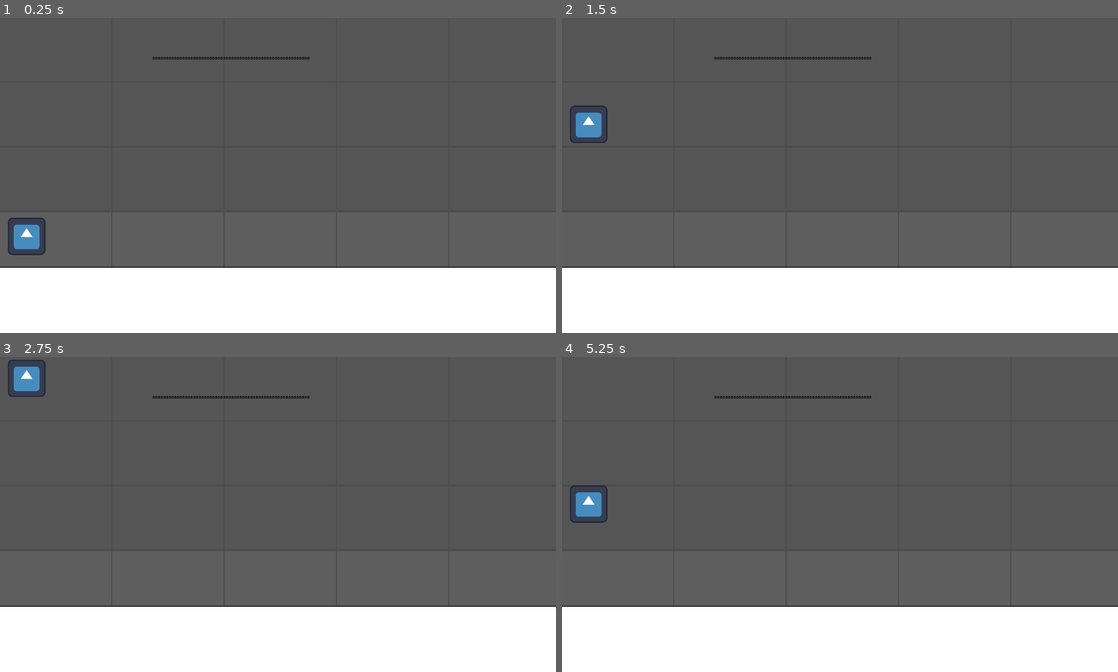
Above: before the commit, frames 1-4 (two rows, left to right).
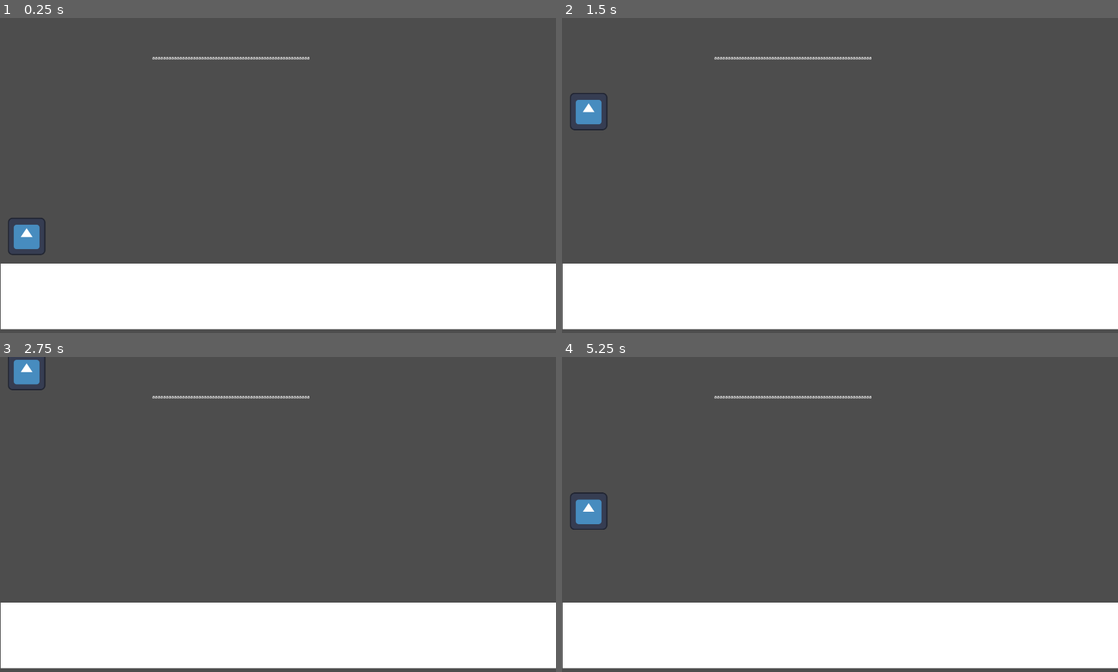
Above: after the commit, the same moments.

Repository: I797GMIGUE22/Proyecto-Del-T
Game: Godot game, scene res://scenes/level.tscn
The game is run twice, just before and just after one commit, with the same random seed, the same clock (stepped at 60 frames per second) and the same inputs. The engine's default icon, where the game draws it, is replaced by a stand-in: a white triangle on a blue panel in a dark square.
Inputs (mouse positions are in pixels of both pictures, inside the frame that each line leads up to):
- Up to frame 1 (0.25 s): no input
- Up to frame 2 (1.5 s): move the mouse to (962, 159) at 0.52 s; press the mouse at (962, 159) at 0.53 s; hold Right (ui_right) from 0.53 s (still down); move the mouse to (728, 191) at 1.27 s; release the mouse at (728, 191) at 1.28 s; click (728, 191) at 1.35 s
- Up to frame 3 (2.75 s): tap Enter at 2 s; move the mouse to (333, 445) at 2.02 s; release Right (ui_right) at 2.03 s; press the mouse at (333, 445) at 2.03 s; hold Left (ui_left) from 2.03 s (still down)
- Up to frame 4 (5.25 s): move the mouse to (812, 577) at 2.77 s; release Left (ui_left) at 2.78 s; release the mouse at (812, 577) at 2.78 s; hold Right (ui_right) 2.78-4.28 s; click (812, 577) at 2.85 s; tap Space at 3.5 s; move the mouse to (1006, 561) at 3.52 s; press the mouse at (1006, 561) at 3.53 s; move the mouse to (673, 467) at 4.27 s; release the mouse at (673, 467) at 4.28 s; hold Left (ui_left) 4.28-5.03 s; click (673, 467) at 4.35 s; tap Enter at 5 s; move the mouse to (867, 514) at 5.02 s; press the mouse at (867, 514) at 5.03 s; hold Right (ui_right) from 5.03 s (still down)

The runs differ from the first frame. In frame 1, 2.9% of the frame differs, in the area x 0-100%, y 12-100%; in frame 2, 3.5%; in frame 3, 3.3%; in frame 4, 3.3%.

Commit message:
Revert "Add cuadricula + Better move"
This reverts commit 7697223e7d6889b532272e657342bcc682ff04a7.

Diff:
--- a/scenes/Player.tscn
+++ b/scenes/Player.tscn
@@ -21,5 +21,5 @@
 script = SubResource("GDScript_v6fml")
 
 [node name="Timer" type="Timer" parent="."]
-wait_time = 0.08
+wait_time = 0.088
 one_shot = true
--- a/scenes/grass.tscn
+++ b/scenes/grass.tscn
@@ -27,10 +27,3 @@
 position = Vector2(459, 87)
 scale = Vector2(7, 7)
 shape = SubResource("RectangleShape2D_nsfr1")
-
-[node name="Line2D" type="Line2D" parent="."]
-position = Vector2(-1089, 4)
-scale = Vector2(5, 5)
-points = PackedVector2Array(628, -0.4, -2.8, -0.6)
-width = 0.5
-default_color = Color(0.000693898, 0.000693898, 0.000693898, 1)
--- a/scenes/level.tscn
+++ b/scenes/level.tscn
@@ -1,74 +1,19 @@
-[gd_scene load_steps=4 format=3 uid="uid://sv6xc51ew5i4"]
+[gd_scene load_steps=3 format=3 uid="uid://sv6xc51ew5i4"]
 
-[ext_resource type="Script" path="res://scripts/grid_move.gd" id="1_6furh"]
 [ext_resource type="PackedScene" uid="uid://c4wjrrmqqgpsc" path="res://scenes/Player.tscn" id="1_h8n3t"]
 [ext_resource type="PackedScene" uid="uid://dmqxewfoiwmkn" path="res://scenes/grass.tscn" id="2_uj2lj"]
 
 [node name="Level" type="Node"]
 
-[node name="GridMove" type="GridContainer" parent="."]
-offset_right = 3000.0
-offset_bottom = 1080.0
-size_flags_horizontal = 3
-size_flags_vertical = 4
-columns = 5
-script = ExtResource("1_6furh")
-
-[node name="GridMove3" type="GridContainer" parent="."]
-offset_top = 222.0
-offset_right = 120.0
-offset_bottom = 222.0
-size_flags_horizontal = 3
-size_flags_vertical = 4
-columns = 5
-script = ExtResource("1_6furh")
-
-[node name="GridMove2" type="GridContainer" parent="."]
-offset_top = 444.0
-offset_right = 600.0
-offset_bottom = 444.0
-size_flags_horizontal = 3
-size_flags_vertical = 4
-columns = 5
-script = ExtResource("1_6furh")
-
-[node name="Enemy_spawn" type="GridContainer" parent="."]
-offset_top = 666.0
-offset_right = 5.0
-offset_bottom = 666.0
-size_flags_horizontal = 3
-size_flags_vertical = 4
-columns = 5
-script = ExtResource("1_6furh")
-
-[node name="Floor_spawn" type="GridContainer" parent="."]
-offset_top = 666.0
-offset_right = 24.0
-offset_bottom = 666.0
-size_flags_horizontal = 3
-size_flags_vertical = 4
-columns = 5
-script = ExtResource("1_6furh")
-
-[node name="Move" type="GridContainer" parent="."]
-offset_top = 666.0
-offset_right = 120.0
-offset_bottom = 666.0
-size_flags_horizontal = 3
-size_flags_vertical = 4
-columns = 5
-script = ExtResource("1_6furh")
+[node name="Grass" parent="." instance=ExtResource("2_uj2lj")]
+position = Vector2(1091, 838)
 
 [node name="Player" parent="." instance=ExtResource("1_h8n3t")]
 position = Vector2(91, 582)
-
-[node name="Grass" parent="." instance=ExtResource("2_uj2lj")]
-position = Vector2(1089, 853)
 
 [node name="Label" type="Label" parent="."]
 offset_left = 520.0
 offset_top = 124.0
 offset_right = 1059.0
 offset_bottom = 265.0
-theme_override_colors/font_color = Color(0, 0, 0, 1)
 text = "aaaaaaaaaaaaaaaaaaaaaaaaaaaaaaaaaaaaaaaaaaaaaaaaaaaaaaaaaa"
--- a/scripts/global.gd
+++ b/scripts/global.gd
@@ -1,7 +1,6 @@
 extends Node2D
 
 var display_x
-var life_player
 # Called when the node enters the scene tree for the first time.
 func _ready() -> void:
 	display_x = DisplayServer.screen_get_size().x
@@ -11,4 +10,3 @@
 # Called every frame. 'delta' is the elapsed time since the previous frame.
 func _process(delta: float) -> void:
 	get_viewport().size = DisplayServer.screen_get_size()
-	pass
--- a/scripts/grid_move.gd
+++ /dev/null
@@ -1,19 +0,0 @@
-extends GridContainer
-
-# Called when the node enters the scene tree for the first time.
-func _ready() -> void:
-	size.x = DisplayServer.screen_get_size().x
-	size.y = DisplayServer.screen_get_size().y - $"../Grass/ColorRect".size.y
-	columns = 10
-
-	for n in columns :
-		var colorRect = ColorRect.new()
-		colorRect.custom_minimum_size = Vector2(1900, 1080) / 5
-		colorRect.set_color(Color(0.39, 0.39, 0.39, 0.39))
-
-		add_child(colorRect)
-
-
-# Called every frame. 'delta' is the elapsed time since the previous frame.
-func _process(delta: float) -> void:
-	pass
--- a/scripts/player.gd
+++ b/scripts/player.gd
@@ -7,7 +7,7 @@
 const GRAVITY_DIAGONAL = 3000 * 14
 const MOVE_VELOCITY = 2700
 const JUMP_VELO_DIAGONAL = MOVE_VELOCITY * -2.3
-const MINIMUM_DRAG = 39.45
+const MINIMUM_DRAG = 39.9
 const THRESHOLD = 20.4
 
 var is_superior_diagonal = false
@@ -60,7 +60,7 @@
 			swipe_cursor_pos = get_global_mouse_position()
 			if swipe_start_pos.distance_to(swipe_cursor_pos) >= MINIMUM_DRAG and $Timer.time_left:
 				$Timer.stop()
-				if abs(swipe_start_pos.y - swipe_cursor_pos.y) <= THRESHOLD:#Range 40
+				if abs(swipe_start_pos.y - swipe_cursor_pos.y) <= THRESHOLD and is_on_floor():#Range 40
 					print(swipe_start_pos.y - swipe_cursor_pos.y)
 					print("X: ", swipe_start_pos.x - swipe_cursor_pos.x)
 					print("horizontal")
Not shown, removed: scenes/gloE476.tmp
